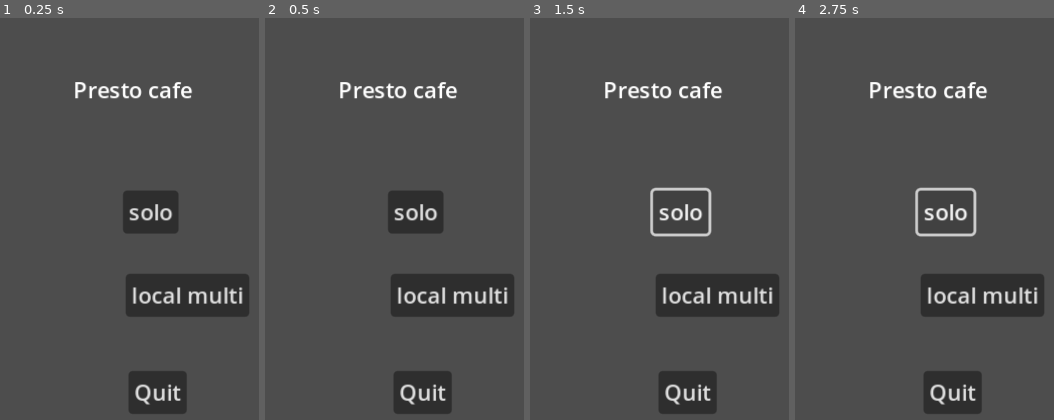
Above: before the commit, frames 1-4 (left to right).
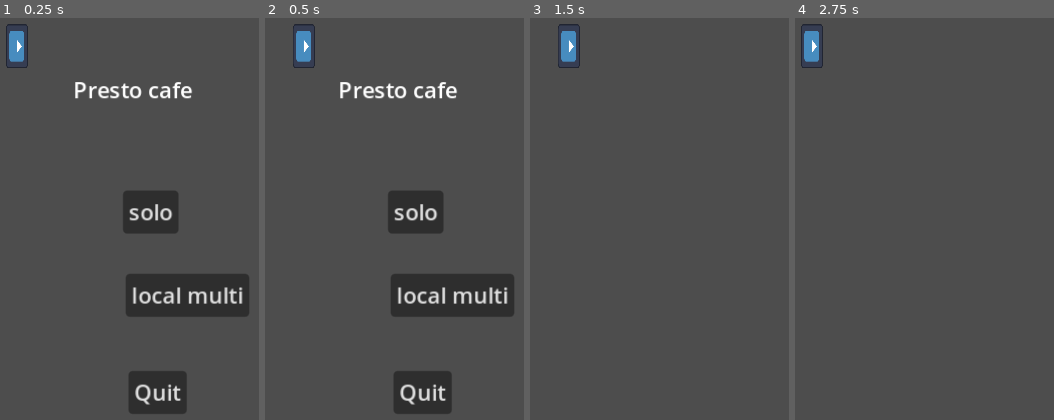
Above: after the commit, the same moments.

Repository: get-shwifty/ld51
Game: Godot game, scene res://main/main.tscn
Same seed, same stepped clock (60 frames per second), same inputs: the game is played once before the commit and once after it. Before the commit the project starts from res://scenes/main.tscn. The engine's default icon, where the game draws it, is replaced by a stand-in: a white triangle on a blue panel in a dark square.
Inputs (mouse positions are in pixels of both pictures, inside the frame that each line leads up to):
- Up to frame 1 (0.25 s): no input
- Up to frame 2 (0.5 s): no input
- Up to frame 3 (1.5 s): click "local multi" at 0.5 s; click (680, 210) at 1.25 s, where only the run before the commit has a clickable "solo"
- Up to frame 4 (2.75 s): click (945, 210) at 2 s, where only the run before the commit has a clickable "solo"

The runs differ from the first frame. In frame 1, 0.6% of the frame differs, in the area x 2-11%, y 1-13%; in frame 2, 0.6%; in frame 3, 9.4%, in the area x 10-97%, y 1-99%; in frame 4, 9.4%.
Error before the commit: Parse Error: Identifier "Main" not declared in the current scope. (res://ui/menu_main.gd:15)

Commit message:
refactoring the architecture to use signals

Diff:
--- /dev/null
+++ b/main/main.gd
@@ -0,0 +1,64 @@
+extends Node
+
+const UI_MENU_MAIN : PackedScene = preload("res://ui/menu_main.tscn")
+const UI_MENU_PAUSE : PackedScene = preload("res://ui/menu_pause.tscn")
+#const END_LEVEL_SCENE = preload("res://scenes/ui/LevelEnd.tscn")
+
+const GAME_WORLD : PackedScene = preload("res://world/world.tscn")
+
+var main_scene : Node = null;
+var ui_center_slot : CenterContainer = null;
+var game_slot : Node = null;
+
+var ui_main_menu : MenuMain = null;
+var ui_pause_menu : MenuPause = null;
+var game_world = null;
+
+
+# Called when the node enters the scene tree for the first time.
+func _ready():
+	main_scene = get_tree().get_current_scene()
+	ui_center_slot = main_scene.get_node("UICanvas/UICenterContainer")
+	game_slot = main_scene.get_node("GameSlot");
+	create_game()
+	open_main_menu()
+
+func create_game():
+	game_world = GAME_WORLD.instantiate();
+	game_slot.add_child(game_world);
+
+func quit_application():
+	get_tree().quit()
+
+func open_main_menu():
+	clear_ui_center_slot()
+	ui_main_menu = UI_MENU_MAIN.instantiate()
+	ui_main_menu.launch_solo_game.connect(launch_solo_game)
+	ui_main_menu.quit_game.connect(quit_application)
+	ui_center_slot.add_child(ui_main_menu)
+
+func pause_game():
+	ui_pause_menu = UI_MENU_PAUSE.instantiate()
+	ui_pause_menu.resume_game.connect(resume_game)
+	ui_pause_menu.return_to_main_menu.connect(open_main_menu)
+	ui_center_slot.add_child(ui_pause_menu)
+	get_tree().paused = true;
+
+func launch_solo_game():
+	clear_ui_center_slot()
+
+func return_to_main_menu():
+	open_main_menu()
+
+func resume_game():
+	if ui_pause_menu != null:
+		clear_ui_center_slot()
+	get_tree().paused = false;
+
+func clear_ui_center_slot():
+	for child in ui_center_slot.get_children():
+		child.queue_free()
+
+# Called every frame. 'delta' is the elapsed time since the previous frame.
+func _process(delta):
+	pass
--- /dev/null
+++ b/main/main.tscn
@@ -0,0 +1,14 @@
+[gd_scene load_steps=2 format=3 uid="uid://b8udsl6mq6c48"]
+
+[ext_resource type="Script" path="res://main/main.gd" id="1_wwcjs"]
+
+[node name="Game" type="Node"]
+script = ExtResource("1_wwcjs")
+
+[node name="UICanvas" type="CanvasLayer" parent="."]
+
+[node name="UICenterContainer" type="CenterContainer" parent="UICanvas"]
+offset_right = 115.0
+offset_bottom = 88.0
+
+[node name="GameSlot" type="Node" parent="."]
--- a/project.godot
+++ b/project.godot
@@ -8,10 +8,26 @@
 
 config_version=5
 
+_global_script_classes=[{
+"base": "Control",
+"class": &"MenuMain",
+"language": &"GDScript",
+"path": "res://ui/menu_main.gd"
+}, {
+"base": "Control",
+"class": &"MenuPause",
+"language": &"GDScript",
+"path": "res://ui/menu_pause.gd"
+}]
+_global_script_class_icons={
+"MenuMain": "",
+"MenuPause": ""
+}
+
 [application]
 
 config/name="ld51"
-run/main_scene="res://scenes/main.tscn"
+run/main_scene="res://main/main.tscn"
 config/features=PackedStringArray("4.0", "Forward Plus")
 config/icon="res://icon.svg"
 
--- a/scenes/main.tscn
+++ /dev/null
@@ -1,12 +0,0 @@
-[gd_scene load_steps=2 format=3 uid="uid://bmcto0d4gadhf"]
-
-[ext_resource type="Script" path="res://scripts/main.gd" id="1_8ft1m"]
-
-[node name="World" type="Node"]
-script = ExtResource("1_8ft1m")
-
-[node name="UICanvas" type="CanvasLayer" parent="."]
-
-[node name="UICenterContainer" type="CenterContainer" parent="UICanvas"]
-offset_right = 115.0
-offset_bottom = 88.0
--- a/scripts/main.gd
+++ /dev/null
@@ -1,58 +0,0 @@
-extends Node
-
-const RES_UI_MENU_MAIN = "res://ui/menu_main.tscn"
-const RES_UI_MENU_PAUSE = "res://ui/menu_pause.tscn"
-#const END_LEVEL_SCENE = preload("res://scenes/ui/LevelEnd.tscn")
-
-var scene_ui_menu_main : PackedScene = null;
-var scene_ui_menu_pause : PackedScene = null;
-
-var main_scene : Node = null;
-var ui_center_slot : CenterContainer = null;
-
-var ui_main_menu : Node = null;
-var ui_pause_menu : Node = null;
-
-
-# Called when the node enters the scene tree for the first time.
-func _ready():
-	main_scene = get_tree().get_current_scene()
-	ui_center_slot = main_scene.get_node("UICanvas/UICenterContainer")
-	load_menus();
-	open_main_menu()
-
-func load_menus():
-	scene_ui_menu_main = load(RES_UI_MENU_MAIN)
-	scene_ui_menu_pause = load(RES_UI_MENU_PAUSE)
-
-func quit_game():
-	get_tree().quit()
-
-func open_main_menu():
-	clear_ui_center_slot()
-	ui_main_menu = scene_ui_menu_main.instantiate()
-	ui_center_slot.add_child(ui_main_menu)
-
-func launch_solo_game():
-	clear_ui_center_slot()
-
-func return_to_main_menu():
-	open_main_menu()
-
-func pause_game():
-	ui_pause_menu = scene_ui_menu_pause.instantiate()
-	ui_center_slot.add_child(ui_pause_menu)
-	get_tree().paused = true;
-
-func resume_game():
-	if ui_pause_menu != null:
-		clear_ui_center_slot()
-	get_tree().paused = false;
-
-func clear_ui_center_slot():
-	for child in ui_center_slot.get_children():
-		child.queue_free()
-
-# Called every frame. 'delta' is the elapsed time since the previous frame.
-func _process(delta):
-	pass
--- a/ui/menu_main.gd
+++ b/ui/menu_main.gd
@@ -1,4 +1,5 @@
 extends Control
+class_name MenuMain
 
 
 # Called when the node enters the scene tree for the first time.
@@ -10,12 +11,14 @@
 func _process(delta):
 	pass
 
+signal launch_solo_game
+signal quit_game
 
 func _on_solo_button_pressed():
-	Main.launch_solo_game();
+	launch_solo_game.emit()
 
 func _on_multi_button_pressed():
-	Main.launch_solo_game();
+	launch_solo_game.emit()
 
 func _on_quit_button_pressed():
-	Main.quit_game();
+	quit_game.emit()
--- a/ui/menu_pause.gd
+++ b/ui/menu_pause.gd
@@ -1,19 +1,12 @@
 extends Control
+class_name MenuPause
 
-
-# Called when the node enters the scene tree for the first time.
-func _ready():
-	pass # Replace with function body.
-
-
-# Called every frame. 'delta' is the elapsed time since the previous frame.
-func _process(delta):
-	pass
-
+signal resume_game
+signal return_to_main_menu
 
 func _on_resume_button_pressed():
-	Main.resume_game()
+	resume_game.emit()
 
 
 func _on_main_menu_button_pressed():
-	Main.return_to_main_menu()
+	return_to_main_menu.emit()
